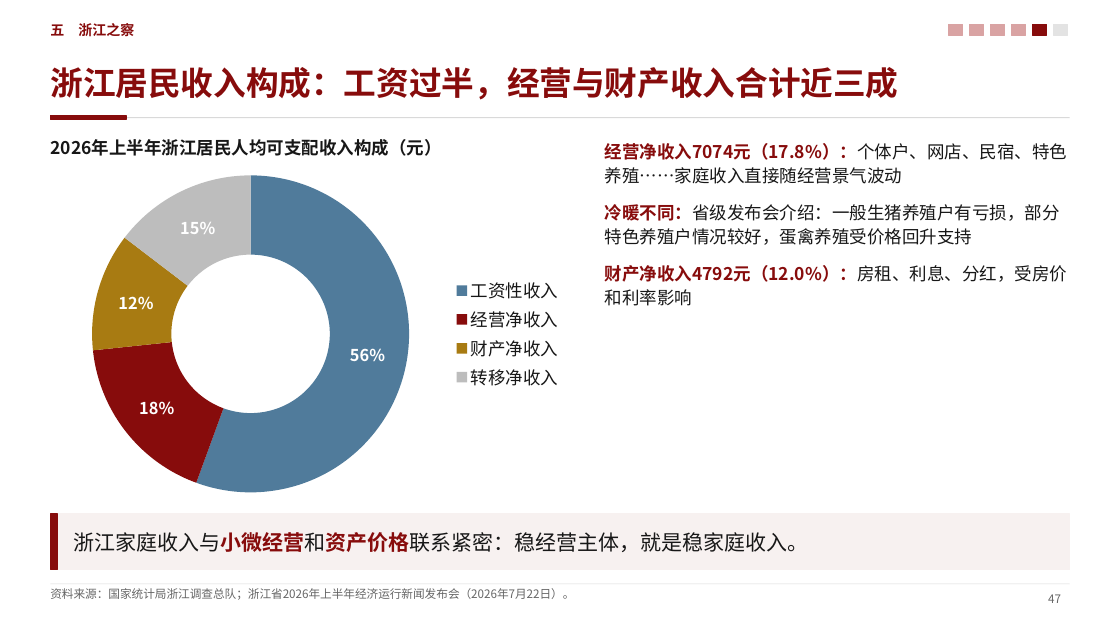
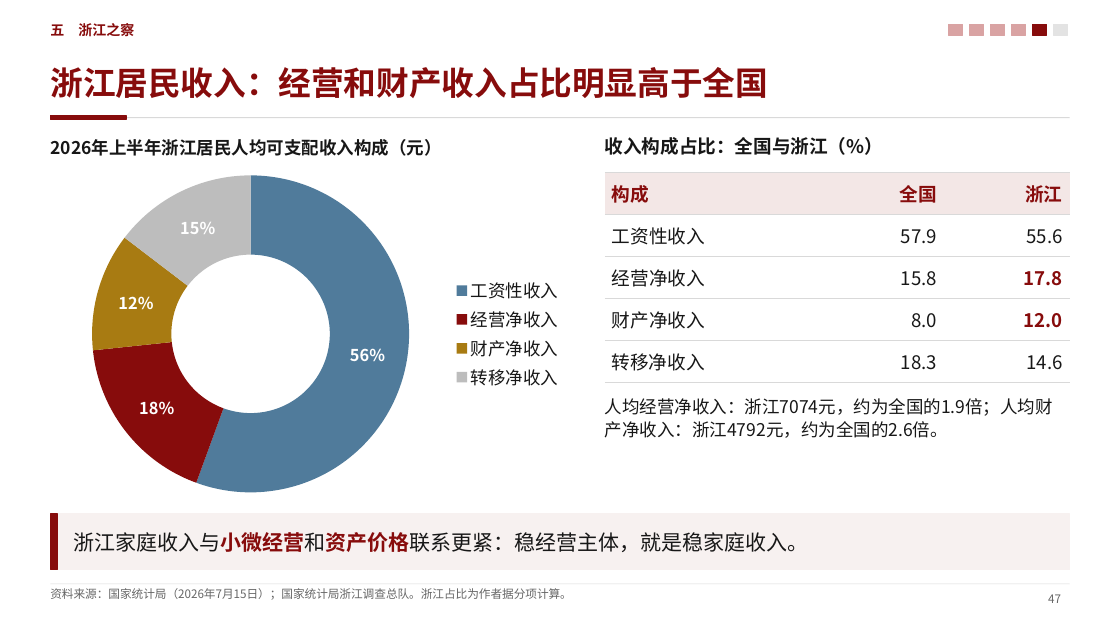
Before and after one commit to zerongwong/zerongwong.github.io, a slide deck: slide 47 of talks/2026-10-consumption-regulation/消费提振视角下的中国宏观经济形势分析_第三稿.pptx. Drawn at 1120x630 pixels with LibreOffice and Linux fonts; fonts in the diff are those of the drawing. Boxes give left, top, right and bottom in pixels: in the first picture for what was removed or moved away, otherwise in the second. Text is boxed around its words. In the diff, an @@ line names an element or a change of style, - is before the commit and + after.

```diff
--- a/talks/2026-10-consumption-regulation/消费提振视角下的中国宏观经济形势分析_第三稿.pptx
+++ b/talks/2026-10-consumption-regulation/消费提振视角下的中国宏观经济形势分析_第三稿.pptx
@@ title at [50,67,768,98]: text changed @@
-浙江居民收入构成：工资过半，经营与财产收入合计近三成
+浙江居民收入：经营和财产收入占比明显高于全国
@@ text removed at [605,143,1067,306] @@
-经营净收入7074元（17.8%）：个体户、网店、民宿、特色养殖……家庭收入直接随经营景气波动
-冷暖不同：省级发布会介绍：一般生猪养殖户有亏损，部分特色养殖户情况较好，蛋禽养殖受价格回升支持
-财产净收入4792元（12.0%）：房租、利息、分红，受房价和利率影响
@@ text added at [605,137,884,155], 16 pt, text #171717, bold @@
+收入构成占比：全国与浙江（%）
@@ table added at [605,172,1070,375], 5 rows, 3 columns @@
+构成 | 全国 | 浙江
+工资性收入 | 57.9 | 55.6
+经营净收入 | 15.8 | 17.8
+财产净收入 | 8.0 | 12.0
+转移净收入 | 18.3 | 14.6
@@ text added at [605,398,1053,438], 15 pt, text #171717 @@
+人均经营净收入：浙江7074元，约为全国的1.9倍；人均财产净收入：浙江4792元，约为全国的2.6倍。
@@ text at [74,532,809,552]: text changed @@
-浙江家庭收入与小微经营和资产价格联系紧密：稳经营主体，就是稳家庭收入。
+浙江家庭收入与小微经营和资产价格联系更紧：稳经营主体，就是稳家庭收入。
@@ text at [50,588,572,600]: text changed @@
-资料来源：国家统计局浙江调查总队；浙江省2026年上半年经济运行新闻发布会（2026年7月22日）。
+资料来源：国家统计局（2026年7月15日）；国家统计局浙江调查总队。浙江占比为作者据分项计算。
```
Also in this commit, not shown: 13 other slides changed, 9 other files.
